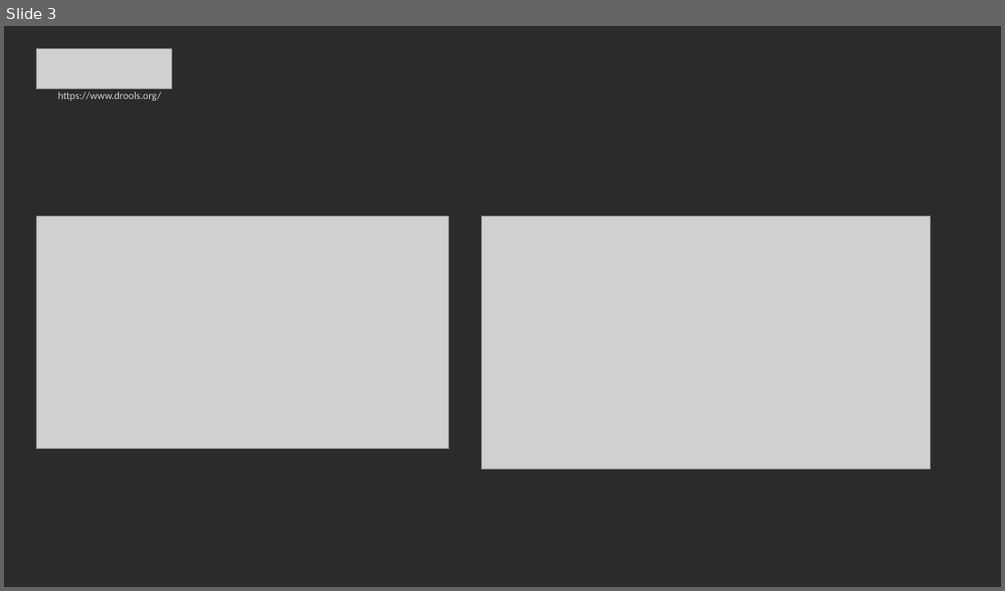
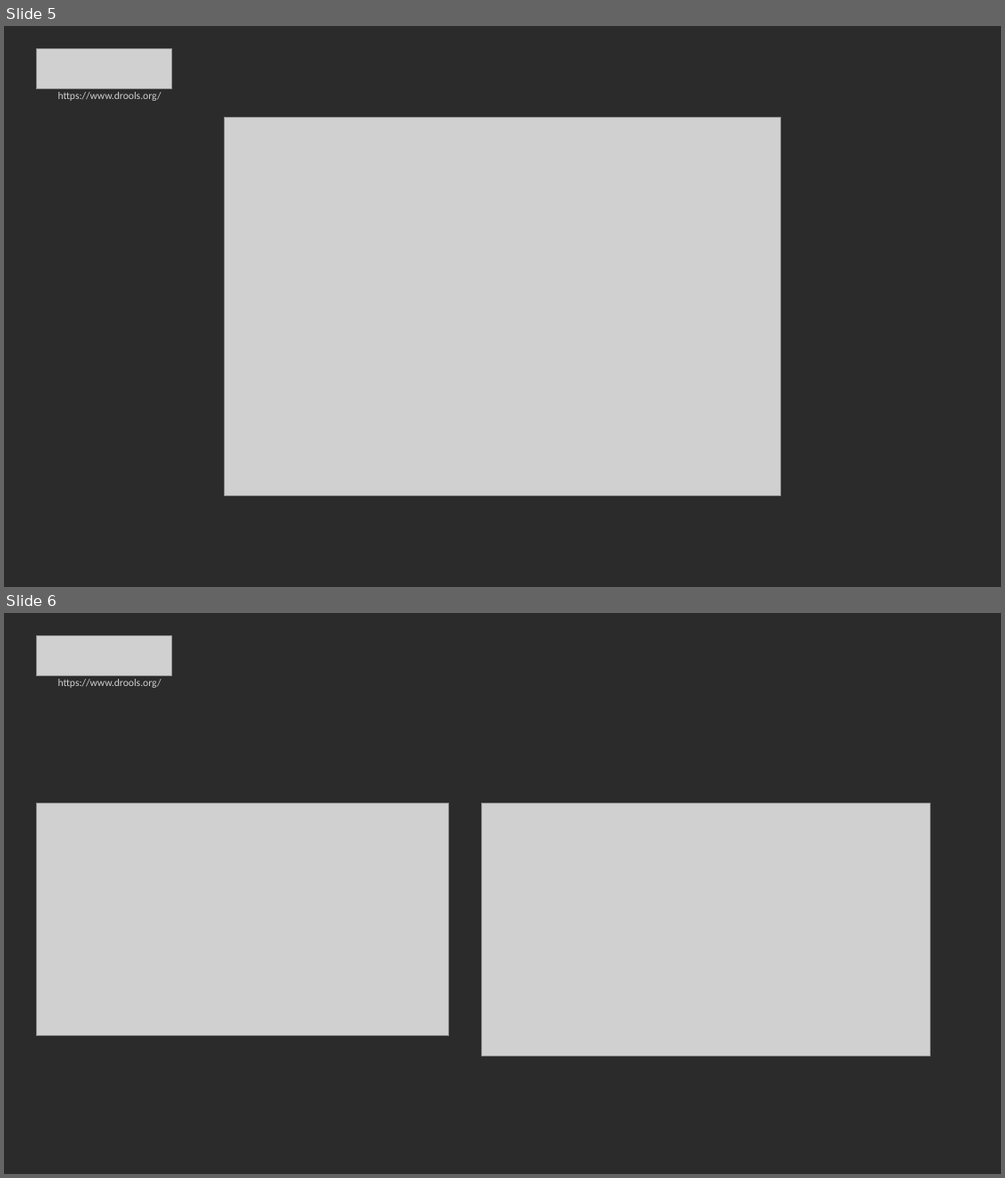
Before and after one commit to sergiogoncalves/Drools, a slide deck: src/main/resources/Apresentação.pptx. Shown one above the other, each under a label of ours: slide 3 before the commit, slides 5 and 6 after it. The pictures are 1005x591 and 1005x1178 pixels, drawn with LibreOffice and Linux fonts; fonts in the diff are those of the drawing; grey boxes stand for pictures; background and template pictures are left out; a plain dark background stands for a picture behind light text. Boxes give left, top, right and bottom in pixels: in the first picture for what was removed or moved away, otherwise in the second. Text is boxed around its words. In the diff, an @@ line names an element or a change of style, - is before the commit and + after.

```diff
--- a/src/main/resources/Apresentação.pptx
+++ b/src/main/resources/Apresentação.pptx
@@ slide 5 added at (4, 26, 1001, 587), background picture (left out) @@
@@ picture added at (36, 48, 171, 89) @@
@@ text added at (58, 92, 162, 101), 10 pt, text #D0CECE @@
+https://www.drools.org/
@@ picture added at (225, 118, 781, 496) @@
@@ what was slide 3 is now slide 6 @@
```
Also in this commit, not shown: 1 slide changed, 2 other slides added, 2 other files.
